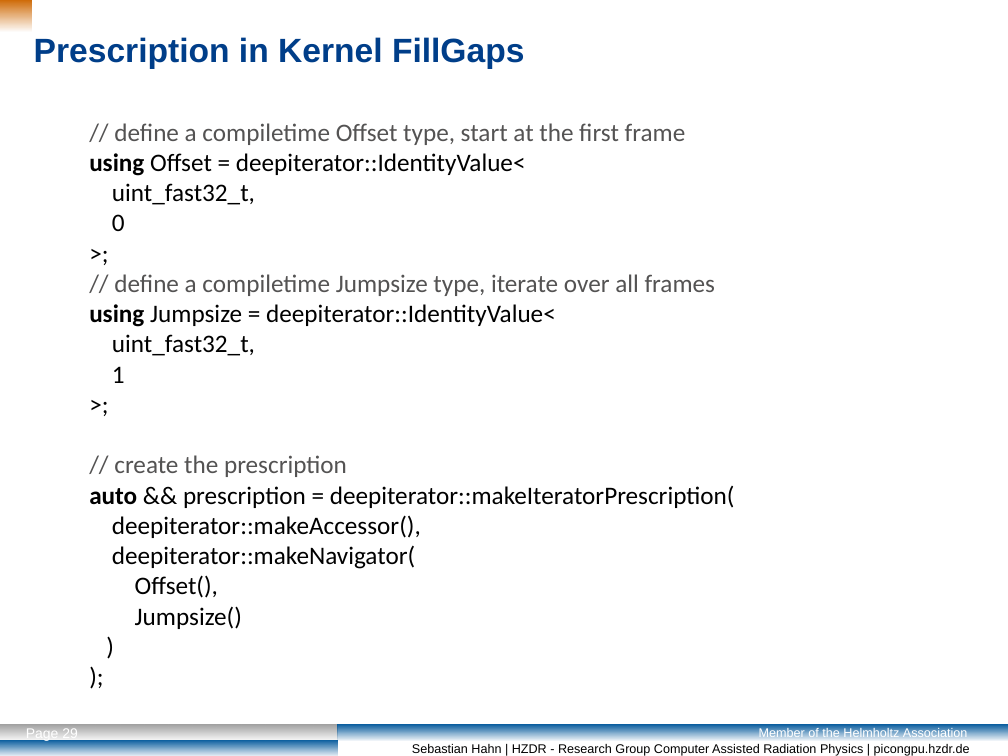
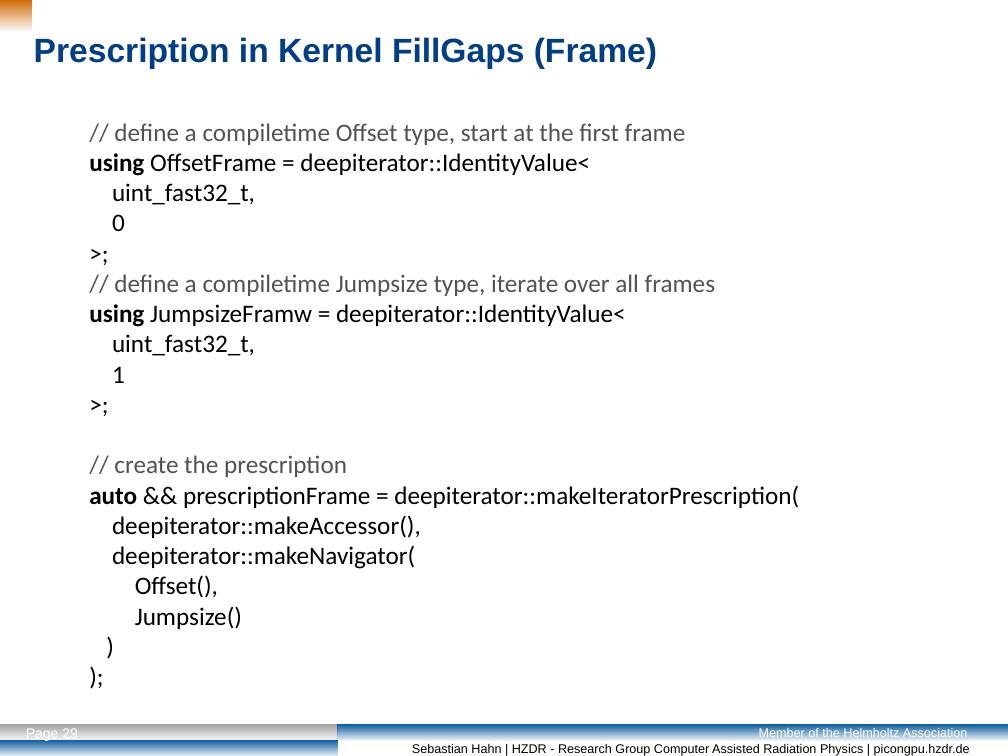
Before and after one commit to Fettpet/DeepIterator, a slide deck: slide 29 of Presi/12_04_2018.odp. Drawn at 1008x756 pixels with LibreOffice and Linux fonts; fonts in the diff are those of the drawing; background and template pictures are left out. Boxes give left, top, right and bottom in pixels: in the first picture for what was removed or moved away, otherwise in the second. Text is boxed around its words. In the diff, an @@ line names an element or a change of style, - is before the commit and + after.

```diff
--- a/Presi/12_04_2018.odp
+++ b/Presi/12_04_2018.odp
@@ text at <box>34,37,657,69</box>: text changed @@
-Prescription in Kernel FillGaps
+Prescription in Kernel FillGaps (Frame)
@@ text at <box>89,153,590,176</box>: text changed @@
-using Offset = deepiterator::IdentityValue<
+using OffsetFrame = deepiterator::IdentityValue<
@@ text at <box>89,304,626,327</box>: text changed @@
-using Jumpsize = deepiterator::IdentityValue<
+using JumpsizeFramw = deepiterator::IdentityValue<
@@ text at <box>89,485,799,508</box>: text changed @@
-auto && prescription = deepiterator::makeIteratorPrescription(
+auto && prescriptionFrame = deepiterator::makeIteratorPrescription(
```
Also in this commit, not shown: 3 other slides changed, 1 slide added.
